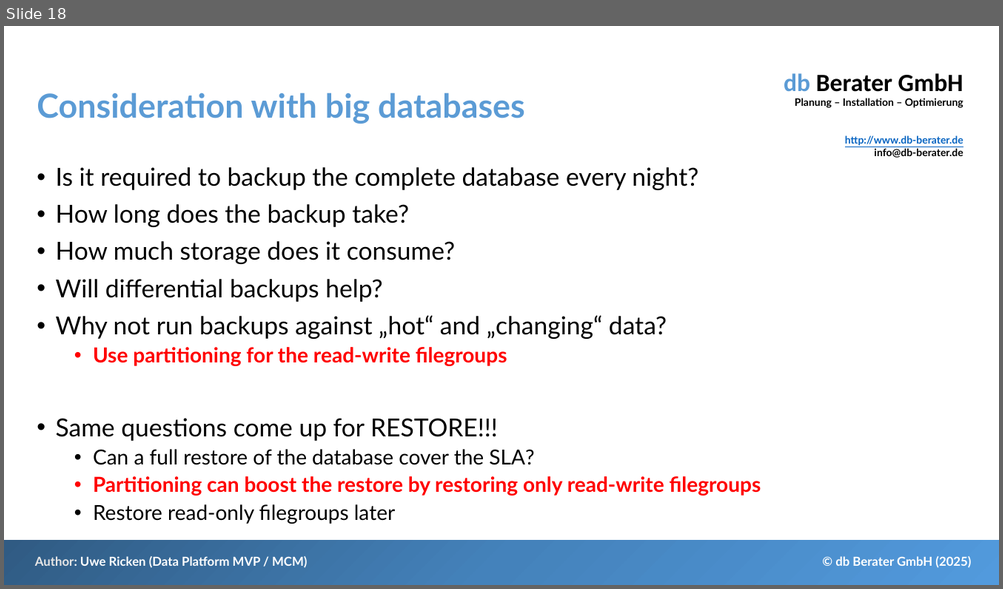
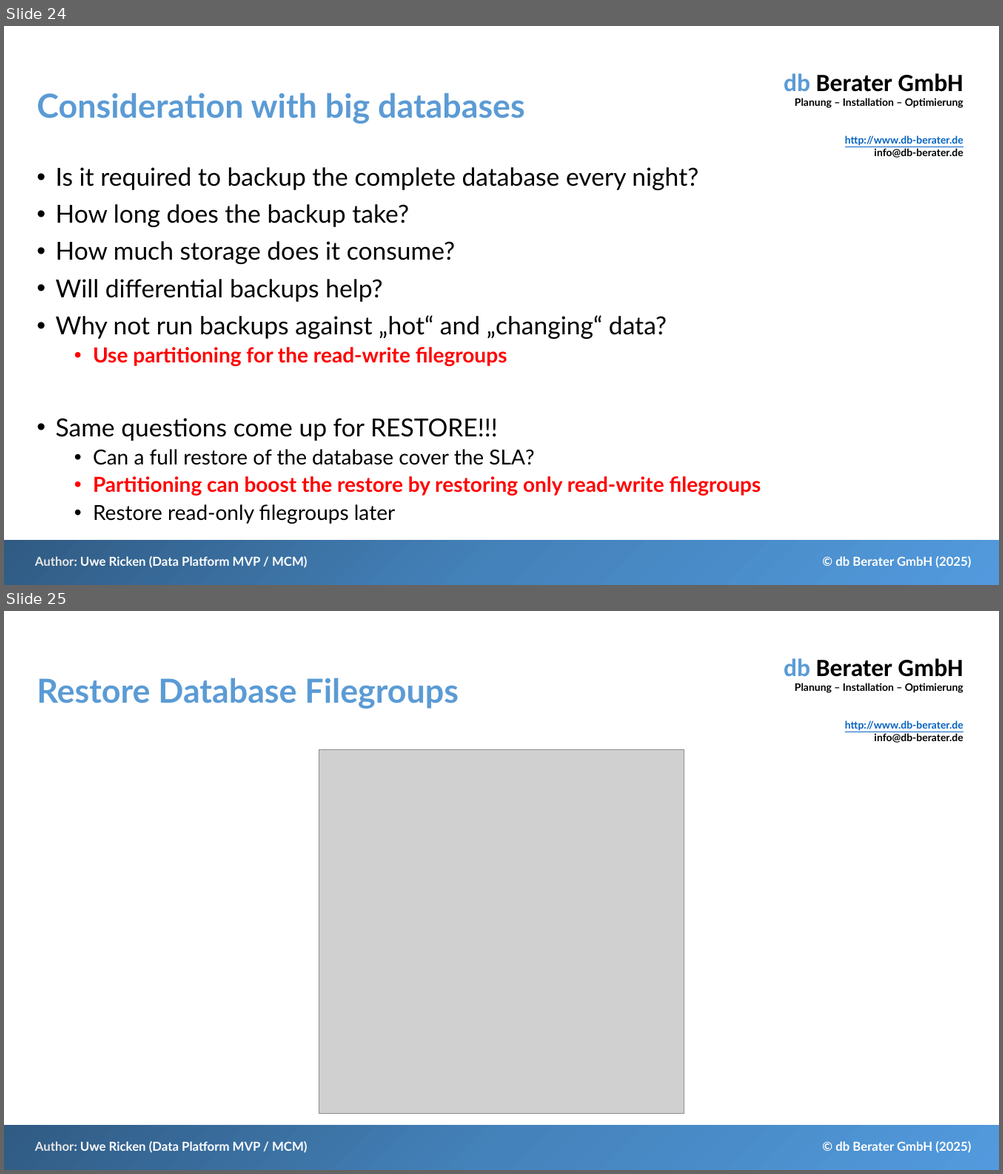
Before and after one commit to db-berater/SQL-Server-Partitioning-for-Data-Management, a slide deck: 01 - Documents and Preparation/SQL Server Partitioning - Speed up your workload.pptx. Shown one above the other, each under a label of ours: slide 18 before the commit, slides 24 and 25 after it. The pictures are 1003x589 and 1003x1174 pixels, drawn with LibreOffice and Linux fonts; fonts in the diff are those of the drawing; grey boxes stand for pictures. Boxes give left, top, right and bottom in pixels: in the first picture for what was removed or moved away, otherwise in the second. Text is boxed around its words. In the diff, an @@ line names an element or a change of style, - is before the commit and + after.

```diff
--- a/01 - Documents and Preparation/SQL Server Partitioning - Speed up your workload.pptx
+++ b/01 - Documents and Preparation/SQL Server Partitioning - Speed up your workload.pptx
@@ slide 25 added at bbox=[4, 611, 999, 1170], background #FFFFFF; not listed: 4 template elements that a slide beside it also shows @@
@@ title added at bbox=[37, 678, 458, 709], 32 pt, text #5B9BD5, bold @@
+Restore Database Filegroups
@@ picture added at bbox=[318, 750, 683, 1114] @@
@@ what was slide 18 is now slide 24 @@
```
Also in this commit, not shown: 3 slides changed, 6 other slides added, 6 other files.
